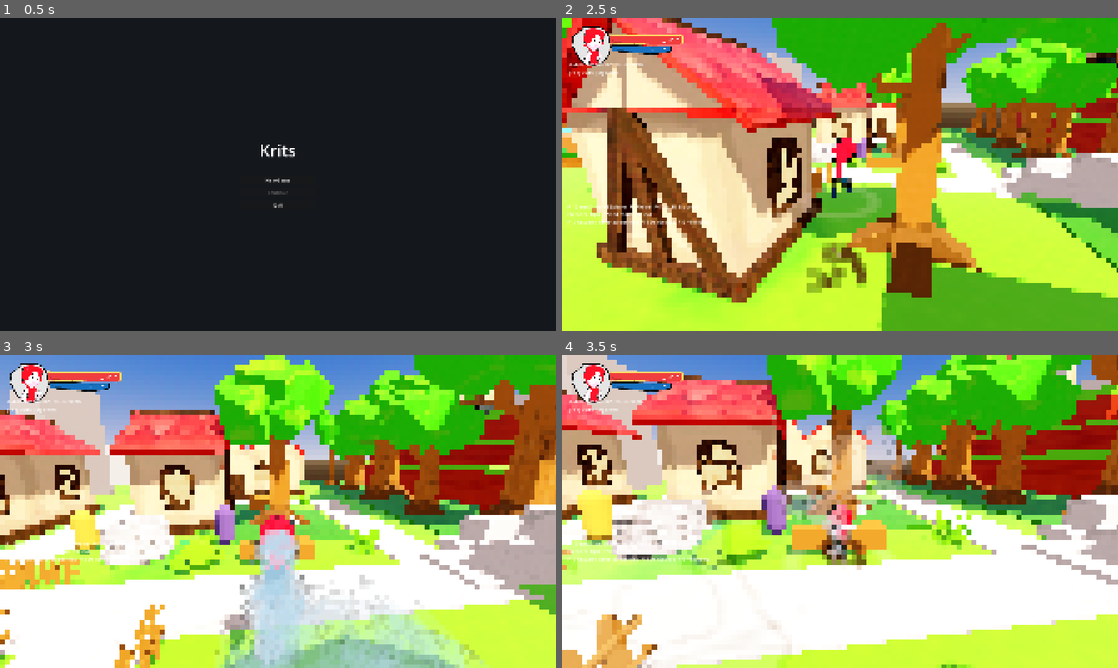
Above: before the commit, frames 1-4 (two rows, left to right).
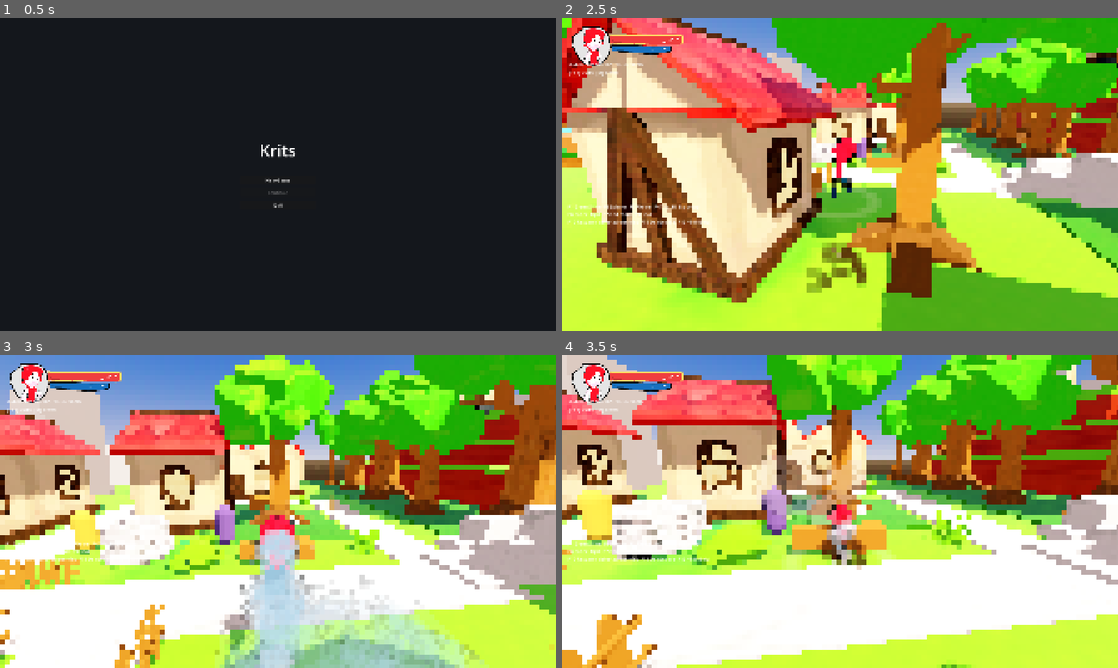
Above: after the commit, the same moments.

Repository: doggoanim/Krits
Game: Godot game, scene res://ui/main_menu.tscn
The game is run twice, just before and just after one commit, with the same random seed, the same clock (stepped at 60 frames per second) and the same inputs.
Inputs (mouse positions are in pixels of both pictures, inside the frame that each line leads up to):
- Up to frame 1 (0.5 s): no input
- Up to frame 2 (2.5 s): click "New Game" at 0.5 s; tap Enter at 1.25 s; move the mouse to (867, 174) at 1.27 s; hold Ctrl (crouch_pound) 1.28-2.03 s; hold W (move_forward) from 1.28 s (still down); click (867, 174) at 1.42 s; tap Space (jump) at 1.52, 2.27 s; move the mouse to (812, 174) at 2.02 s; tap E (interact) at 2.1 s
- Up to frame 3 (3 s): keep holding W (move_forward); move the mouse to (289, 505) at 2.77 s; hold Shift (roll_dive) from 2.78 s (still down)
- Up to frame 4 (3.5 s): keep holding W (move_forward); keep holding Shift (roll_dive)

Frame 1 is identical in both runs. In frame 2, 0.2% of the frame differs, in the area x 44-54%, y 32-87%; in frame 3, 0.4%; in frame 4, 8.4%, in the area x 0-62%, y 22-100%.

Commit message:
Add a reusable falling-leaves node, dropped under two trees
New world/falling_leaves.gd (FallingLeaves, extends GPUParticles3D — same
shape as AmbientMotes): leaves spawn through a box region and tumble down
under gravity, swaying side to side via turbulence rather than dropping
straight, with a billboard spin (angular_velocity on a camera-facing quad)
giving them a fluttering tumble. No leaf texture exists yet, so it reuses
AmbientMotes' soft round sprite stretched into a small oval — reads fine
as a stylized leaf at this scale. Reacts to WindGusts the same way
AmbientMotes does, so a gust visibly carries the leaves with it.

Wired up under two trees in hometown.tscn (tree_chesburg_1 and _5, the
latter with a more golden tint) as worked examples — meant to be dropped
under individual canopies rather than one giant field over the whole level.

Co-Authored-By: Claude Sonnet 5 <noreply@anthropic.com>
Claude-Session: https://claude.ai/code/session_01TYpdm1jACUqsWG6yyTxbgm

Diff:
--- /dev/null
+++ b/world/falling_leaves.gd
@@ -0,0 +1,88 @@
+class_name FallingLeaves
+extends GPUParticles3D
+## A slow drift of leaves falling from a tree canopy — same bolt-on idiom as
+## AmbientMotes/FoliageWind: drop this as a plain child node near/under a
+## tree and it runs on its own. Leaves spawn throughout area_size and
+## fall/tumble down through it, looping continuously — add several with
+## different area_size/leaf_color under different trees rather than one
+## giant field over the whole level, so it reads as coming from a
+## particular canopy instead of raining everywhere at once.
+##
+## No leaf texture asset exists yet — this reuses the same soft round
+## sprite AmbientMotes' dust uses, just stretched into a small oval and
+## tinted; billboard spin (angular_velocity on a camera-facing billboard)
+## gives it the fluttering tumble a falling leaf actually has, rather than
+## dropping face-first in a straight line. Reacts to WindGusts the same way
+## AmbientMotes does, so a gust visibly carries the leaves sideways with it.
+
+@export var area_size := Vector3(6.0, 5.0, 6.0)
+@export var leaf_count := 20
+@export var leaf_color := Color(0.75, 0.45, 0.15, 0.9)   ## autumn orange-brown default
+@export var leaf_size := Vector2(0.09, 0.14)
+@export var fall_speed := 0.7
+@export var sway_strength := 0.35      ## how much turbulence pushes leaves side to side on the way down
+@export var tumble_speed := 90.0       ## degrees/sec billboard spin, randomized up to this per leaf
+@export var react_to_gusts := true
+
+var _mat: ParticleProcessMaterial
+
+func _ready() -> void:
+	_build()
+	set_process(react_to_gusts)
+
+func _process(_delta: float) -> void:
+	var pos := global_position
+	var gust := WindGusts.sample(Vector2(pos.x, pos.z), Time.get_ticks_msec() / 1000.0)
+	_mat.turbulence_noise_strength = sway_strength * gust
+
+func _build() -> void:
+	var mat := ParticleProcessMaterial.new()
+	mat.direction = Vector3.DOWN
+	mat.spread = 15.0
+	mat.initial_velocity_min = fall_speed * 0.6
+	mat.initial_velocity_max = fall_speed
+	mat.gravity = Vector3(0.0, -0.3, 0.0)   # a gentle extra pull, not a real plummet — leaves drift down
+	mat.damping_min = 0.0
+	mat.damping_max = 0.2
+	mat.emission_shape = ParticleProcessMaterial.EMISSION_SHAPE_BOX
+	mat.emission_box_extents = area_size * 0.5
+	mat.scale_min = 0.8
+	mat.scale_max = 1.3
+	mat.angular_velocity_min = -tumble_speed
+	mat.angular_velocity_max = tumble_speed
+	mat.turbulence_enabled = true
+	mat.turbulence_noise_strength = sway_strength
+	mat.turbulence_noise_scale = 1.5
+	mat.color_ramp = _make_fade_ramp(leaf_color)
+
+	var quad := QuadMesh.new()
+	quad.size = leaf_size
+	var surf := StandardMaterial3D.new()
+	surf.shading_mode = BaseMaterial3D.SHADING_MODE_UNSHADED
+	surf.billboard_mode = BaseMaterial3D.BILLBOARD_ENABLED   # angular_velocity then reads as an in-plane spin/flutter
+	surf.transparency = BaseMaterial3D.TRANSPARENCY_ALPHA
+	surf.vertex_color_use_as_albedo = true
+	surf.albedo_texture = SoftCircleTexture.make()
+	quad.material = surf
+
+	amount = leaf_count
+	lifetime = area_size.y / maxf(fall_speed, 0.05)
+	preprocess = lifetime   # pre-roll so leaves are already mid-fall on load, not all starting at the top at once
+	randomness = 1.0
+	local_coords = false
+	draw_pass_1 = quad
+	process_material = mat
+	emitting = true
+	_mat = mat
+
+static func _make_fade_ramp(c: Color) -> GradientTexture1D:
+	var g := Gradient.new()
+	g.offsets = PackedFloat32Array([0.0, 0.5, 1.0])
+	g.colors = PackedColorArray([
+		Color(c.r, c.g, c.b, 0.0),
+		c,
+		Color(c.r, c.g, c.b, 0.0),
+	])
+	var t := GradientTexture1D.new()
+	t.gradient = g
+	return t
--- a/world/hometown.tscn
+++ b/world/hometown.tscn
@@ -41,6 +41,7 @@
 [ext_resource type="Script" uid="uid://mgy577jf1cdb" path="res://world/foliage_wind.gd" id="40_foliage_wind"]
 [ext_resource type="Script" uid="uid://yt8pm0fgwhly" path="res://world/ambient_motes.gd" id="41_ambient_motes"]
 [ext_resource type="Script" uid="uid://mxhompivr0pn" path="res://world/wind_lines.gd" id="42_wind_lines"]
+[ext_resource type="Script" path="res://world/falling_leaves.gd" id="43_falling_leaves"]
 
 [sub_resource type="BoxMesh" id="BoxMesh_bf34x"]
 size = Vector3(10.715, 0.35, 12.595)
@@ -272,8 +273,17 @@
 [node name="tree_chesburg_1" parent="Props/Trees" unique_id=1584612525 instance=ExtResource("10_qjukg")]
 transform = Transform3D(1, 0, 0, 0, 1, 0, 0, 0, 1, -1.8948269, 0.035000093, 5.927323)
 
+[node name="Leaves" type="GPUParticles3D" parent="Props/Trees/tree_chesburg_1"]
+transform = Transform3D(1, 0, 0, 0, 1, 0, 0, 0, 1, 0, 3, 0)
+script = ExtResource("43_falling_leaves")
+
 [node name="tree_chesburg_5" parent="Props/Trees" unique_id=1441782480 instance=ExtResource("13_b2jir")]
 transform = Transform3D(1, 0, 0, 0, 1, 0, 0, 0, 1, 10.85676, 4.7683716e-07, 5.866437)
+
+[node name="Leaves" type="GPUParticles3D" parent="Props/Trees/tree_chesburg_5"]
+transform = Transform3D(1, 0, 0, 0, 1, 0, 0, 0, 1, 0, 3, 0)
+script = ExtResource("43_falling_leaves")
+leaf_color = Color(0.85, 0.65, 0.2, 0.9)
 
 [node name="tree_stump_2" parent="Props/Trees" unique_id=2068122639 instance=ExtResource("20_jq25j")]
 transform = Transform3D(1, 0, 0, 0, 1, 0, 0, 0, 1, -13.784615, 0, -5.4650598)
